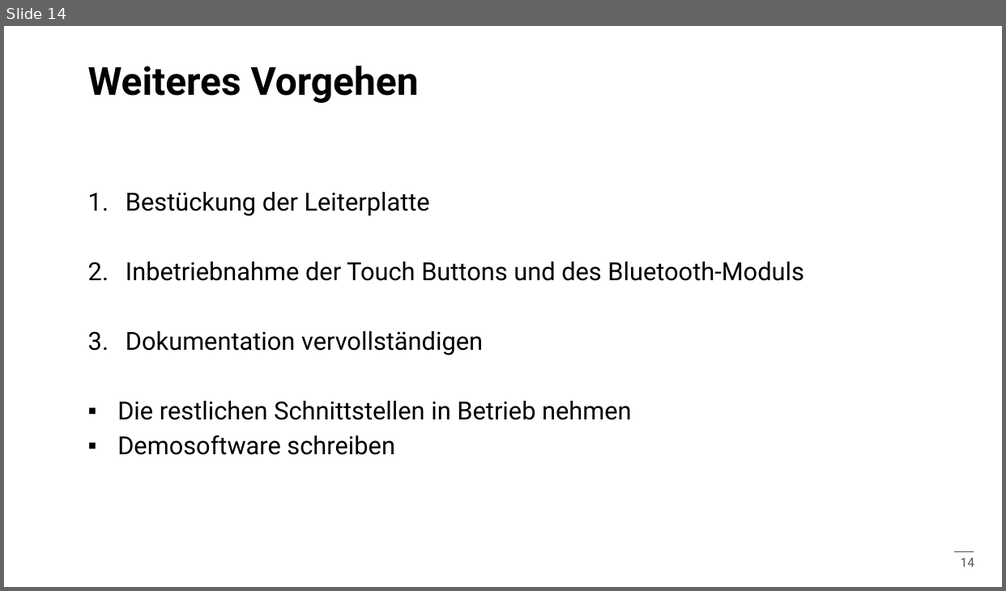
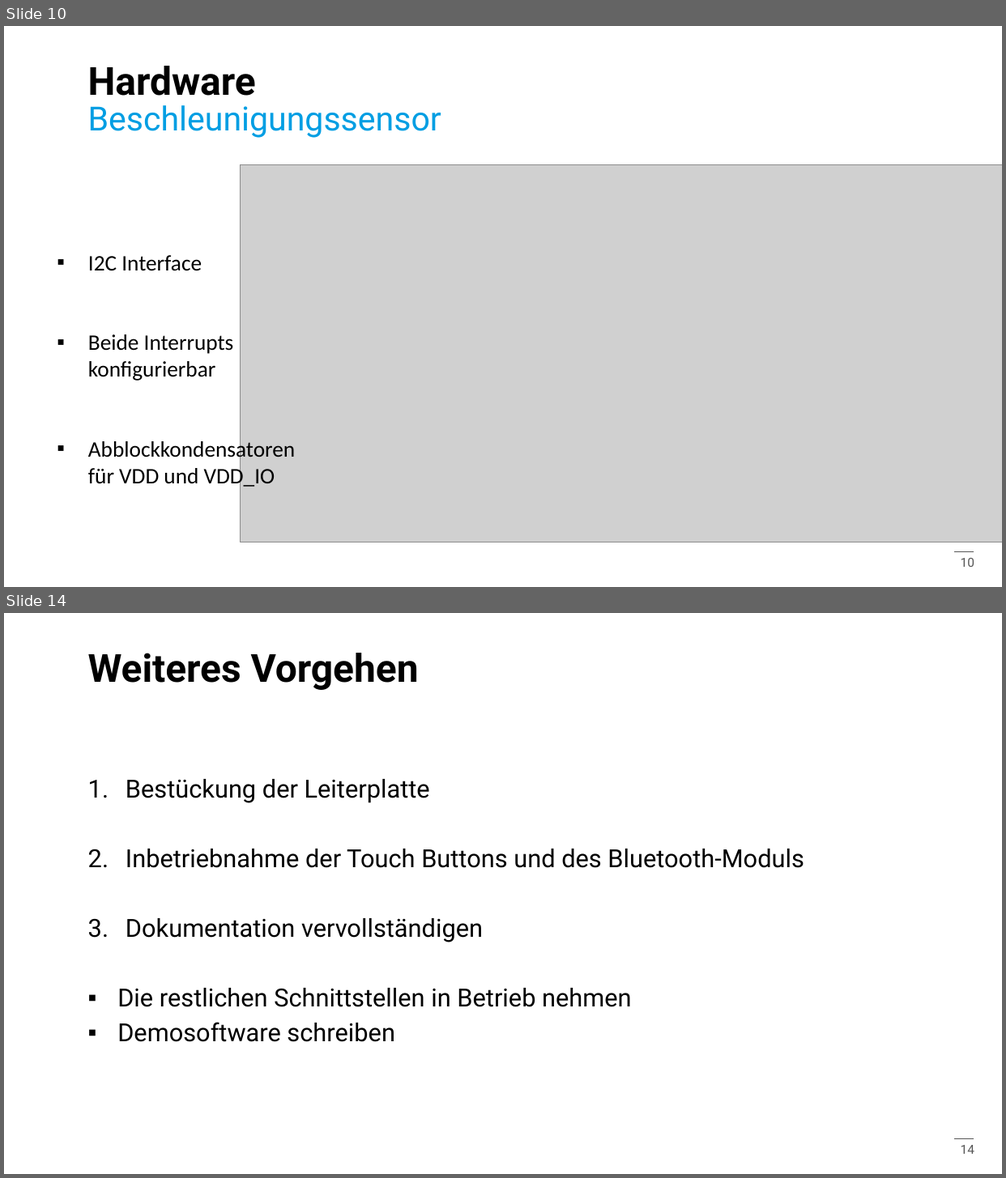
Before and after one commit to ArminWeinmann/Sensor-Board, a slide deck: Präsentation/Präsentation.pptx. Shown one above the other, each under a label of ours: slide 14 before the commit, slides 10 and 14 after it; the slides between them are not shown. The pictures are 1006x591 and 1006x1178 pixels, drawn with LibreOffice and Linux fonts; fonts in the diff are those of the drawing; grey boxes stand for pictures; background and template pictures are left out. Boxes give left, top, right and bottom in pixels: in the first picture for what was removed or moved away, otherwise in the second. Text is boxed around its words. In the diff, an @@ line names an element or a change of style, - is before the commit and + after.

```diff
--- a/Präsentation/Präsentation.pptx
+++ b/Präsentation/Präsentation.pptx
@@ slide 10 added at (x1=4, y1=26, x2=1002, y2=587), background #FFFFFF; not listed: 2 template elements that a slide beside it also shows @@
@@ title added at (x1=88, y1=66, x2=256, y2=96), 28 pt, text #000000, bold @@
+Hardware
@@ text added at (x1=88, y1=105, x2=441, y2=138), 24 pt, text #009EE3 @@
+Beschleunigungssensor
@@ picture added at (x1=241, y1=165, x2=1002, y2=543) @@
@@ text added at (x1=88, y1=255, x2=295, y2=489), 16 pt, text #000000 @@
+▪ I2C Interface
+▪ Beide Interrupts konfigurierbar
+▪ Abblockkondensatoren für VDD und VDD_IO
```
Also in this commit, not shown: 9 slides changed, 1 other slide added, 2 slides removed.
